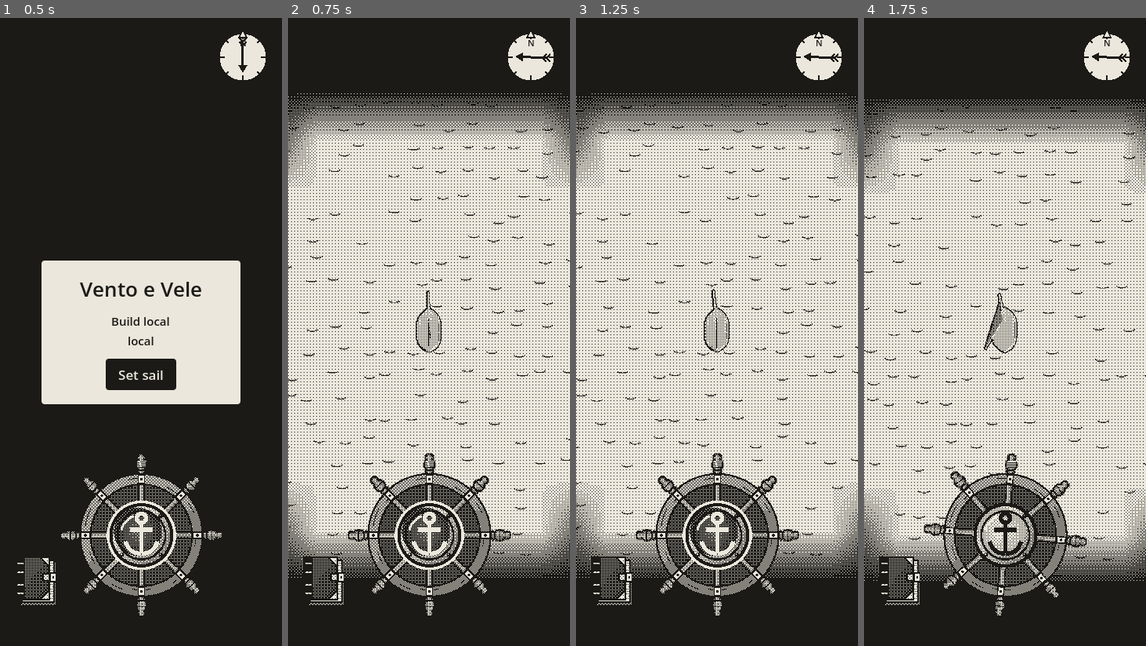
Above: before the commit, frames 1-4 (left to right).
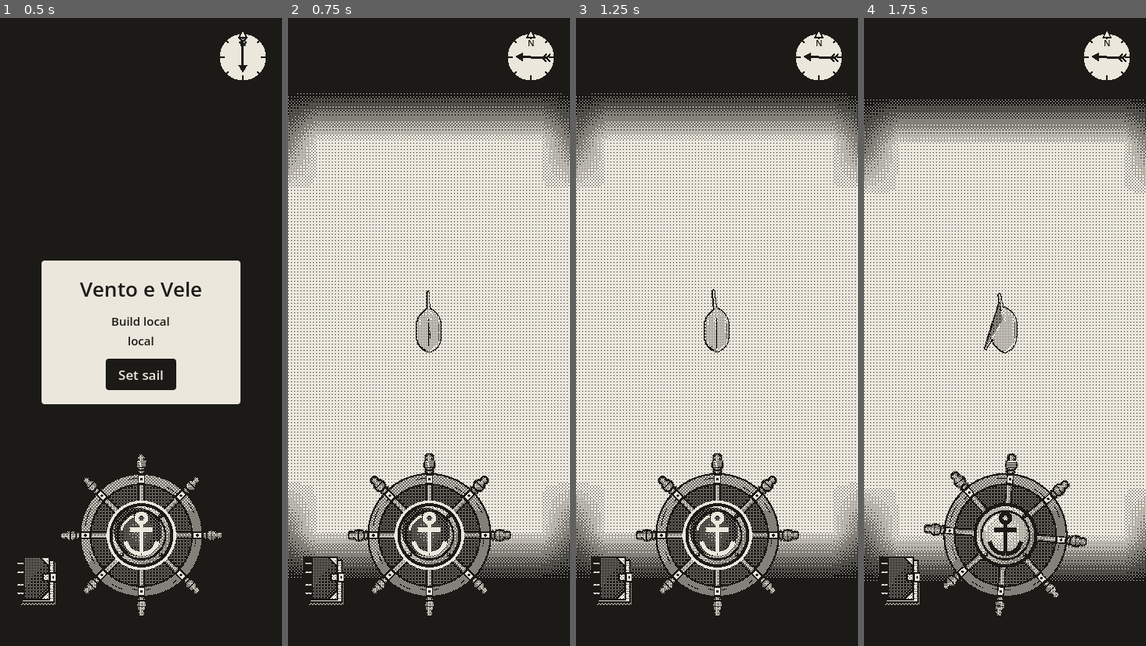
Above: after the commit, the same moments.

Repository: EnricoLabarile/Sail
Game: Godot game, scene res://Assets/Scenes/Overworld.tscn
Same seed, same stepped clock (60 frames per second), same inputs: the game is played once before the commit and once after it.
Inputs (mouse positions are in pixels of both pictures, inside the frame that each line leads up to):
- Up to frame 1 (0.5 s): no input
- Up to frame 2 (0.75 s): click "Set sail" at 0.5 s
- Up to frame 3 (1.25 s): no input
- Up to frame 4 (1.75 s): tap Enter (ui_accept) at 1.25 s; drag from (1005, 526) to (1033, 193) at 1.27 s

Frame 1 is identical in both runs. In frame 2, 0.7% of the frame differs, in the area x 0-100%, y 13-86%; in frame 3, 0.8%, in the area x 0-100%, y 13-89%; in frame 4, 0.7%.

Commit message:
Sea: the black wavelets removed
Co-Authored-By: Claude Opus 5.5 <noreply@anthropic.com>
Claude-Session: https://claude.ai/code/session_0154zeqDuhZHz7ZXLE21BuMs

Diff:
--- a/Assets/Landscape/world/sea.gdshader
+++ b/Assets/Landscape/world/sea.gdshader
@@ -1,8 +1,7 @@
 // THE SEA: the big flat plane under everything (Sea, in sea.tscn), 504 x 504 metres, fixed in place with
 // home in the middle. The coasts are separate 3D meshes on top of it. It does two things:
 //   1. it paints the sea with Enrico's texture (sea_tex), repeated over the water and animated
-//      (a flipbook of frames and/or a slow scroll), tinted by sea_color; with short dark wavelets on top
-//      that stay fixed in the world, so you can see the boat moving;
+//      (a flipbook of frames and/or a slow scroll), tinted by sea_color;
 //   2. it never covers the boat: it skips every pixel the boat's mask has marked (a stencil, see
 //      Assets/Boat/boat_mask.gdshader), so the water doesn't cut through her when she heels.
 // Unshaded: no light on it, the greys are shown as they are; the dither turns them into paper and ink.
@@ -23,16 +22,10 @@
 uniform int frames_y = 1;
 uniform float fps = 6.0;
 uniform vec2 scroll = vec2(0.0, 0.0);   // metres a second the texture slides (0, 0 = it stays put)
-uniform vec4 wavelet : source_color = vec4(0.25, 0.25, 0.24, 1.0);
-uniform float cell = 2.2;       // metres between wavelets
-uniform float dash_len = 0.22;  // a wavelet's half length, in cells
 // (The fog of war is a screen effect of its own: fog.gdshader, put on screen by sea.gd.)
 
 // world_pos: where on the sea this pixel is, in metres. vertex() works it out, fragment() reads it.
 varying vec3 world_pos;
-
-// A cheap "random" number between 0 and 1 for each cell, always the same for the same cell.
-float hash(vec2 p) { return fract(sin(dot(p, vec2(127.1, 311.7))) * 43758.5453); }
 
 void vertex() {
 	world_pos = (MODEL_MATRIX * vec4(VERTEX, 1.0)).xyz;
@@ -51,15 +44,7 @@
 	vec2 uv = (frame_cell + in_tile) / vec2(float(frames_x), float(frames_y));
 	vec3 water = texture(sea_tex, uv).rgb * sea_color.rgb;
 
-	// The wavelets: the sea is cut into cells, each with one short curved dash at a random spot.
-	vec2 p = world_pos.xz / cell;
-	vec2 id = floor(p);
-	vec2 f = fract(p) - (vec2(hash(id), hash(id + 7.3)) * 0.5 + 0.25);
-	float bend = f.x * f.x * 1.5;                       // a slight curve
-	float on = step(abs(f.y + bend), 0.03) * step(abs(f.x), dash_len);
-	float blink = step(0.35, 0.5 + 0.5 * sin(TIME * 0.7 + hash(id + 3.1) * 6.28));   // each fades in and out
-
-	ALBEDO = mix(water, wavelet.rgb, on * blink);
+	ALBEDO = water;
 	// Fully solid, but writing ALPHA puts the sea among the see-through things, which Godot draws AFTER
 	// the solid ones: so the boat (and its mask) is already drawn when the sea comes, and the stencil works.
 	ALPHA = 1.0;
Not shown, changed: CLAUDE.md
